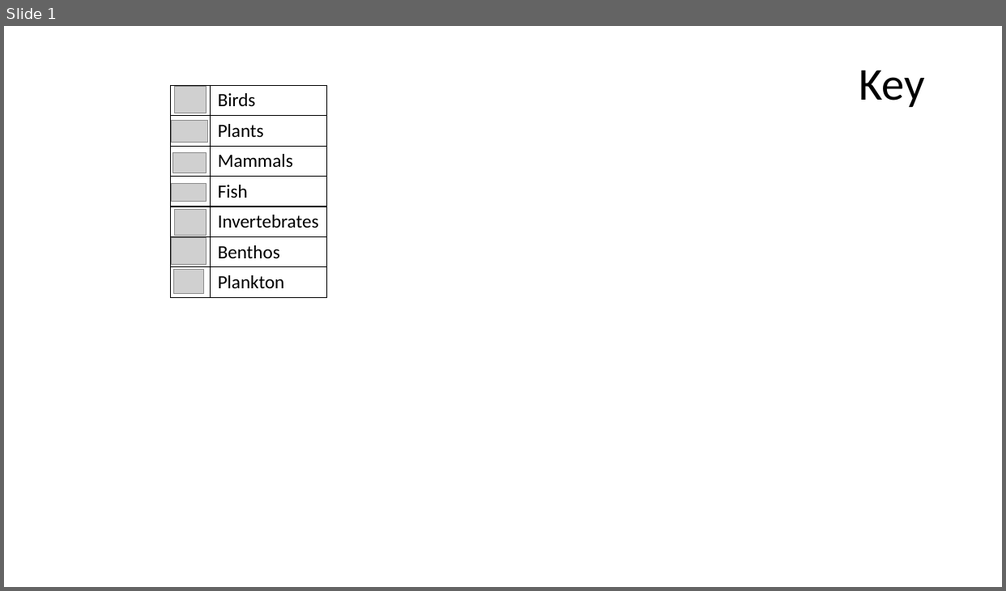
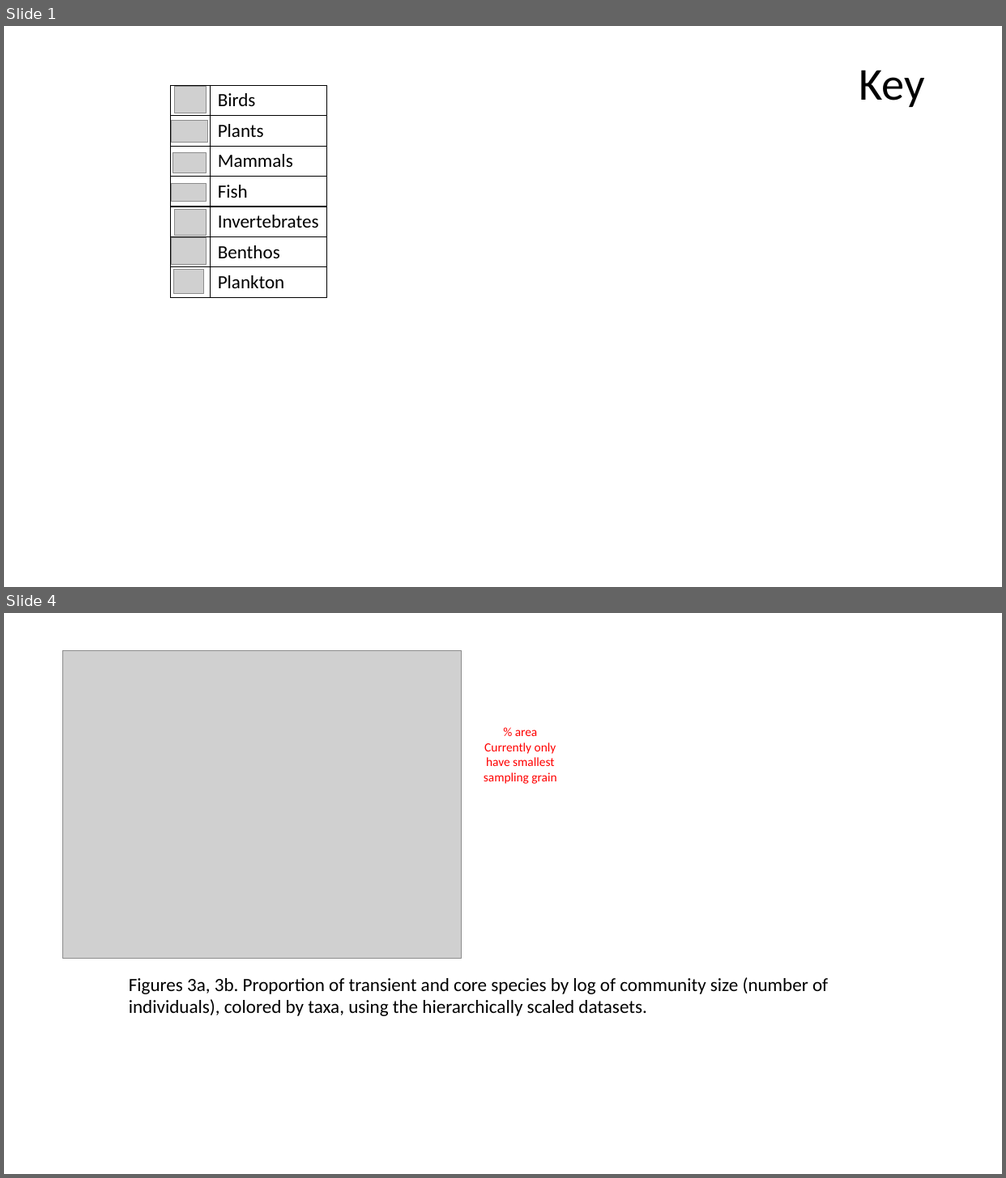
Before and after one commit to hurlbertlab/core-transient, a slide deck: output/plots/Presentation1.pptx. Shown one above the other, each under a label of ours: slide 1 before the commit, slides 1 and 4 after it; the slides between them are not shown. The pictures are 1006x591 and 1006x1178 pixels, drawn with LibreOffice and Linux fonts; fonts in the diff are those of the drawing; grey boxes stand for pictures. Boxes give left, top, right and bottom in pixels: in the first picture for what was removed or moved away, otherwise in the second. Text is boxed around its words. In the diff, an @@ line names an element or a change of style, - is before the commit and + after.

```diff
--- a/output/plots/Presentation1.pptx
+++ b/output/plots/Presentation1.pptx
@@ slide 4 added at bbox=[4, 613, 1002, 1174], background #FFFFFF @@
@@ picture added at bbox=[62, 650, 462, 959] @@
@@ text added at bbox=[484, 730, 556, 784], 12 pt, text #FF0000 @@
+% area
+Currently only have smallest sampling grain
@@ text added at bbox=[129, 977, 828, 1016], 18 pt, text #000000 @@
+Figures 3a, 3b. Proportion of transient and core species by log of community size (number of individuals), colored by taxa, using the hierarchically scaled datasets.
```
Also in this commit, not shown: 4 other slides added, 4 slides removed, 2 other files.
